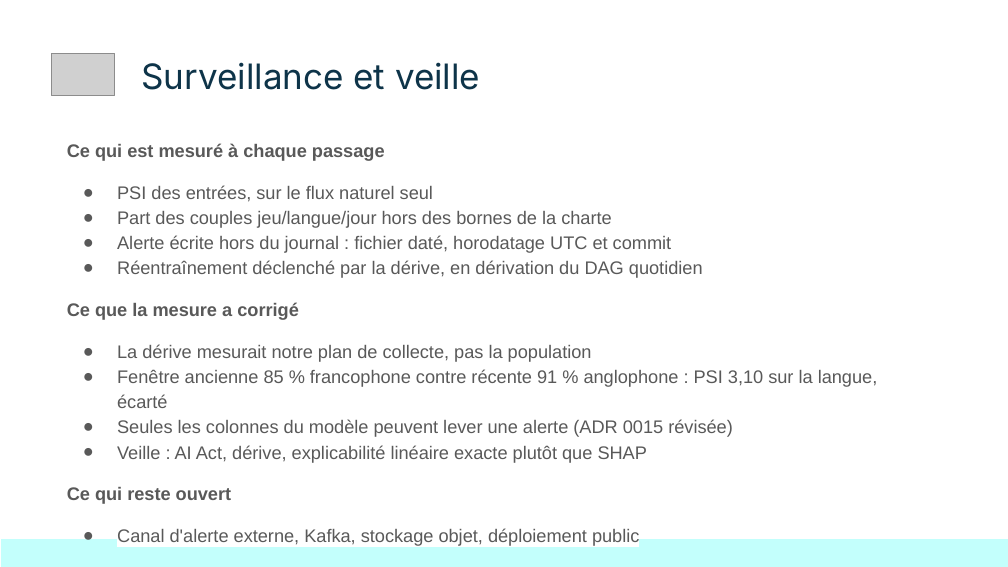
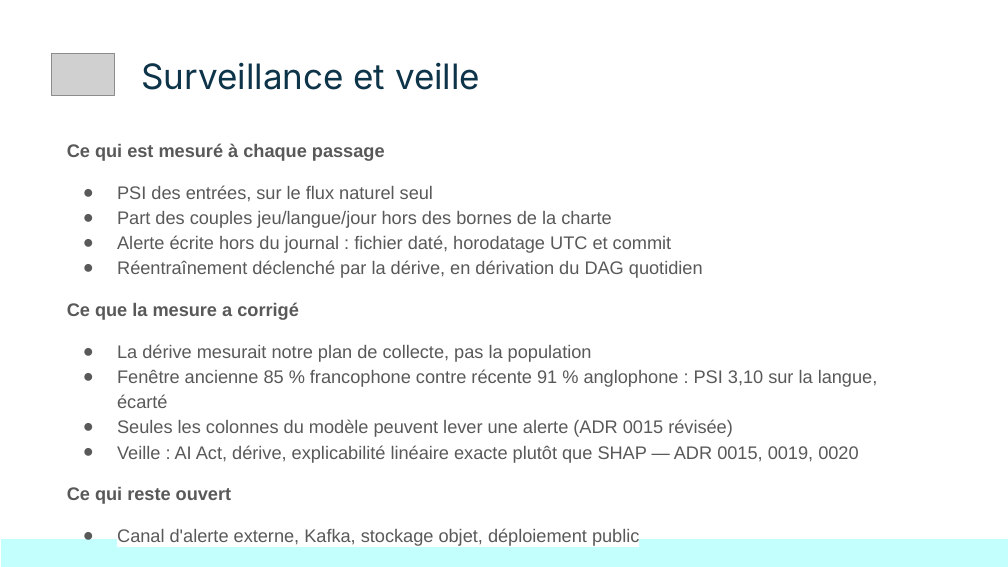
Before and after one commit to KinSushi/reviewpulse-pipeline, a slide deck: slide 4 of docs/presentation/ReviewPulse_AIA4.pptx. Drawn at 1008x567 pixels with LibreOffice and Linux fonts; fonts in the diff are those of the drawing; grey boxes stand for pictures. Boxes give left, top, right and bottom in pixels: in the first picture for what was removed or moved away, otherwise in the second. Text is boxed around its words. In the diff, an @@ line names an element or a change of style, - is before the commit and + after.

```diff
--- a/docs/presentation/ReviewPulse_AIA4.pptx
+++ b/docs/presentation/ReviewPulse_AIA4.pptx
@@ text at (117, 445, 858, 463): text changed @@
-● Veille : AI Act, dérive, explicabilité linéaire exacte plutôt que SHAP
+● Veille : AI Act, dérive, explicabilité linéaire exacte plutôt que SHAP — ADR 0015, 0019, 0020
```
Also in this commit, not shown: 2 other slides changed, 27 other files.
